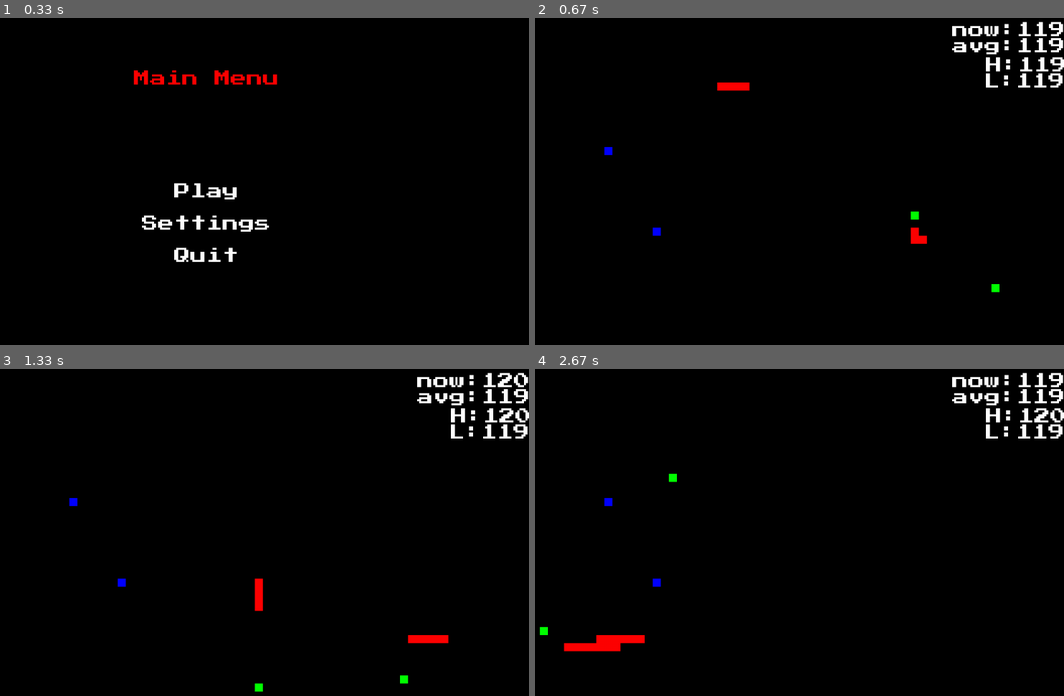
Above: before the commit, frames 1-4 (two rows, left to right).
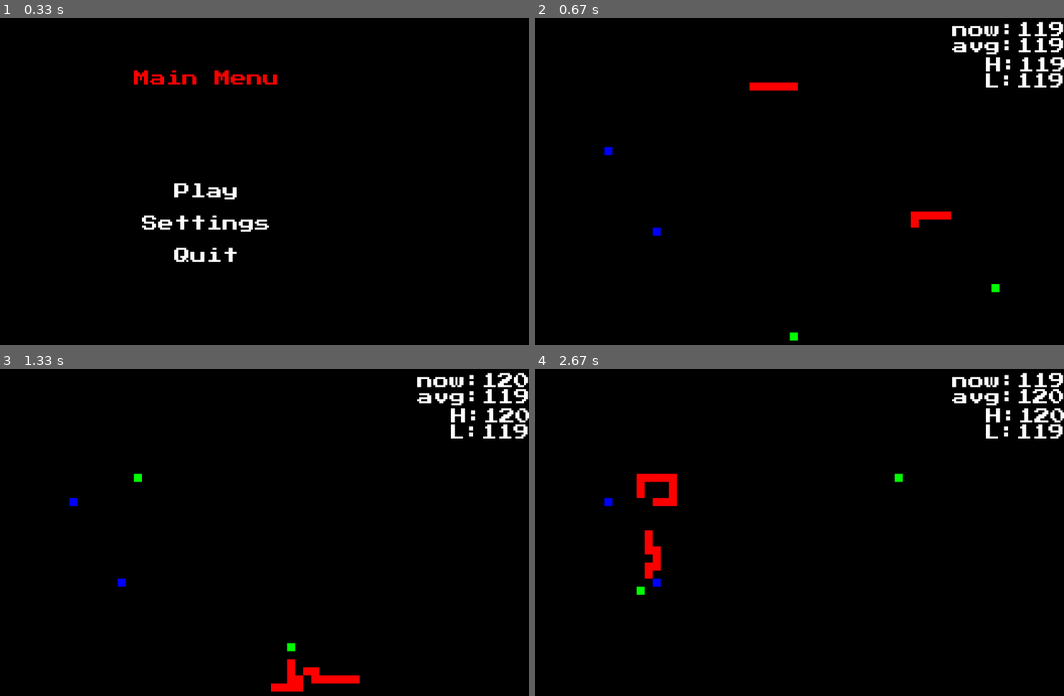
Above: after the commit, the same moments.

Repository: nmurphy101/Pygame2DFramework
Game: pygame game, started from main.py
The game is run twice, just before and just after one commit, with the same random seed, the same clock (stepped at 60 frames per second) and the same inputs.
Inputs (mouse positions are in pixels of both pictures, inside the frame that each line leads up to):
- Up to frame 1 (0.33 s): no input
- Up to frame 2 (0.67 s): click (741, 191) at 0.38 s
- Up to frame 3 (1.33 s): no input
- Up to frame 4 (2.67 s): no input

Frame 1 is identical in both runs. In frame 2, 0.8% of the frame differs, in the area x 34-79%, y 19-99%; in frame 3, 1.2%; in frame 4, 1.6%, in the area x 0-100%, y 6-87%.

Commit message:
Slight modifications

Diff:
--- a/pkg/app.py
+++ b/pkg/app.py
@@ -129,7 +129,7 @@
         _ = self.game.menu.render_button(f"now:{fps}", 11, h_offset=530)
         self.fps_list.append(int(fps))
         # Keep the fps list limited to 100 most recient samples
-        if len(self.fps_list) > 100:
+        if len(self.fps_list) > 200:
             self.fps_list.pop(0)
         # Average FPS
         avg_fps = str(round(statistics.mean(self.fps_list)))
--- a/pkg/snake_game/entities/entity.py
+++ b/pkg/snake_game/entities/entity.py
@@ -54,6 +54,7 @@
         # How fast the entity can move per loop-tick
         # 1 = 100%, 0 = 0%, speed can't be greater than 1
         # self.speed = 1
+        self.base_speed = 30
         self.time_last_moved = datetime.now()
         # Where entity was looking = (Up = 0, Right = 1, Down = 2, Left = 3)
         self.prev_direction = 2
--- a/pkg/snake_game/entities/snake/snake.py
+++ b/pkg/snake_game/entities/snake/snake.py
@@ -58,7 +58,7 @@
         # How big snake parts are
         self.size = 16
         # How many moves the snake can make per second
-        self.movement = 1
+        self.movement = 2
         # head color = red
         self.obj_color = (255, 0, 0)
         # Snake death sound
@@ -145,7 +145,7 @@
         move does stuff
         '''
         # pylint: disable=access-member-before-definition
-        if datetime.now() >= self.time_last_moved + timedelta(milliseconds=20/self.movement) and self.alive:
+        if datetime.now() >= self.time_last_moved + timedelta(milliseconds=self.base_speed/self.movement) and self.alive:
             # Check if Ai or player controls this entity
             if not self.player:
                 self.aquire_primary_target("food")
